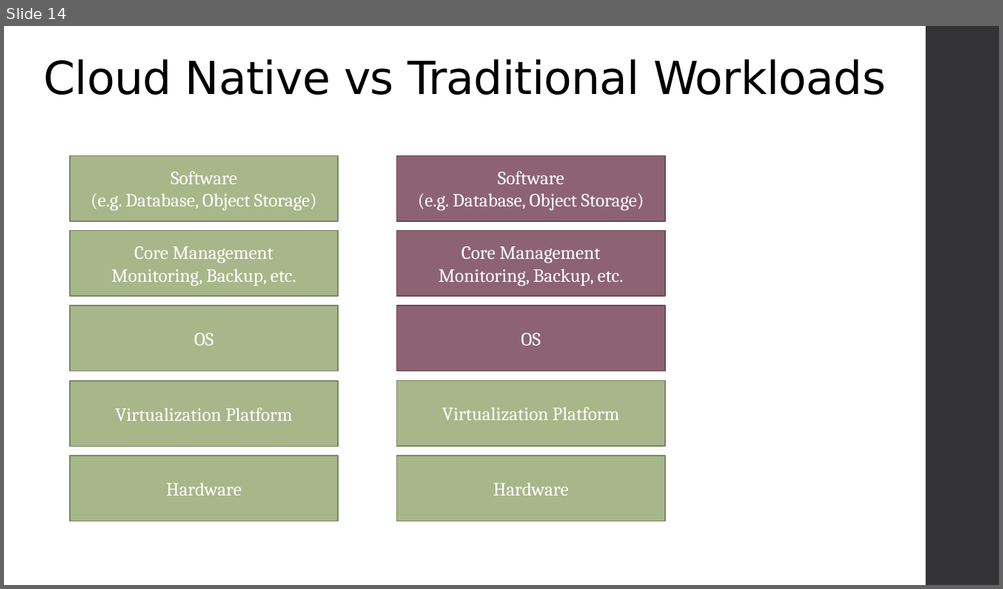
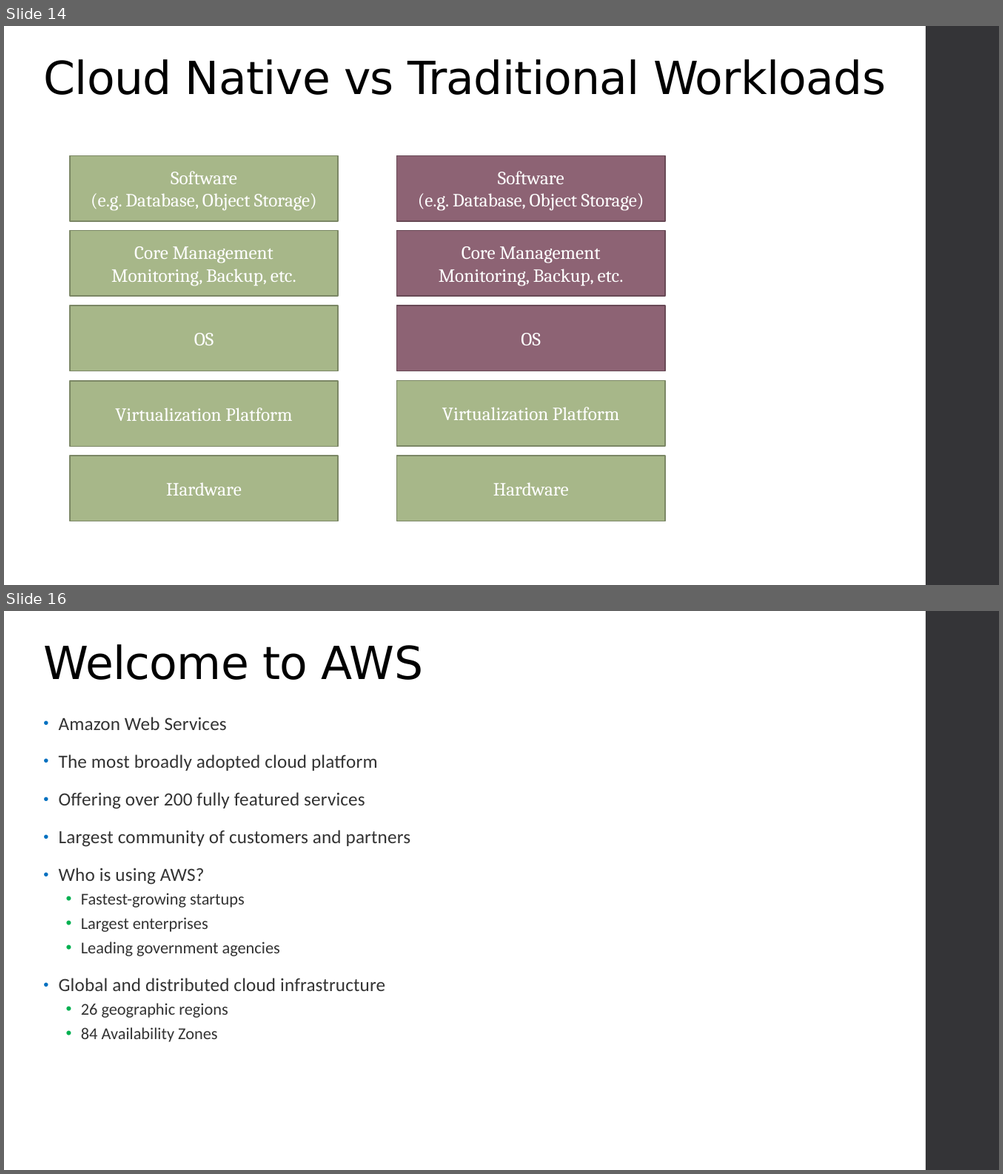
Before and after one commit to varadinov/DevSecOps, a slide deck: 05_cloud_computing_big_picture/05_cloud_computing_big_picture.pptx. Shown one above the other, each under a label of ours: slide 14 before the commit, slides 14 and 16 after it; the slides between them are not shown. The pictures are 1003x589 and 1003x1174 pixels, drawn with LibreOffice and Linux fonts; fonts in the diff are those of the drawing; background and template pictures are left out. Boxes give left, top, right and bottom in pixels: in the first picture for what was removed or moved away, otherwise in the second. Text is boxed around its words. In the diff, an @@ line names an element or a change of style, - is before the commit and + after.

```diff
--- a/05_cloud_computing_big_picture/05_cloud_computing_big_picture.pptx
+++ b/05_cloud_computing_big_picture/05_cloud_computing_big_picture.pptx
@@ slide 16 added at bbox=[4, 611, 999, 1170], background picture (left out); not listed: 1 template element that a slide beside it also shows @@
@@ title added at bbox=[43, 644, 423, 680], 44 pt, text #000000 @@
+Welcome to AWS
@@ text added at bbox=[59, 717, 410, 1042], 18 pt, text #333333 @@
+• Amazon Web Services
+• The most broadly adopted cloud platform
+• Offering over 200 fully featured services
+• Largest community of customers and partners
+• Who is using AWS?
+  • Fastest-growing startups
+  • Largest enterprises
+  • Leading government agencies
+• Global and distributed cloud infrastructure
+  • 26 geographic regions
+  • 84 Availability Zones
```
Also in this commit, not shown: 6 other slides added, 1 slide removed, 16 other files.
